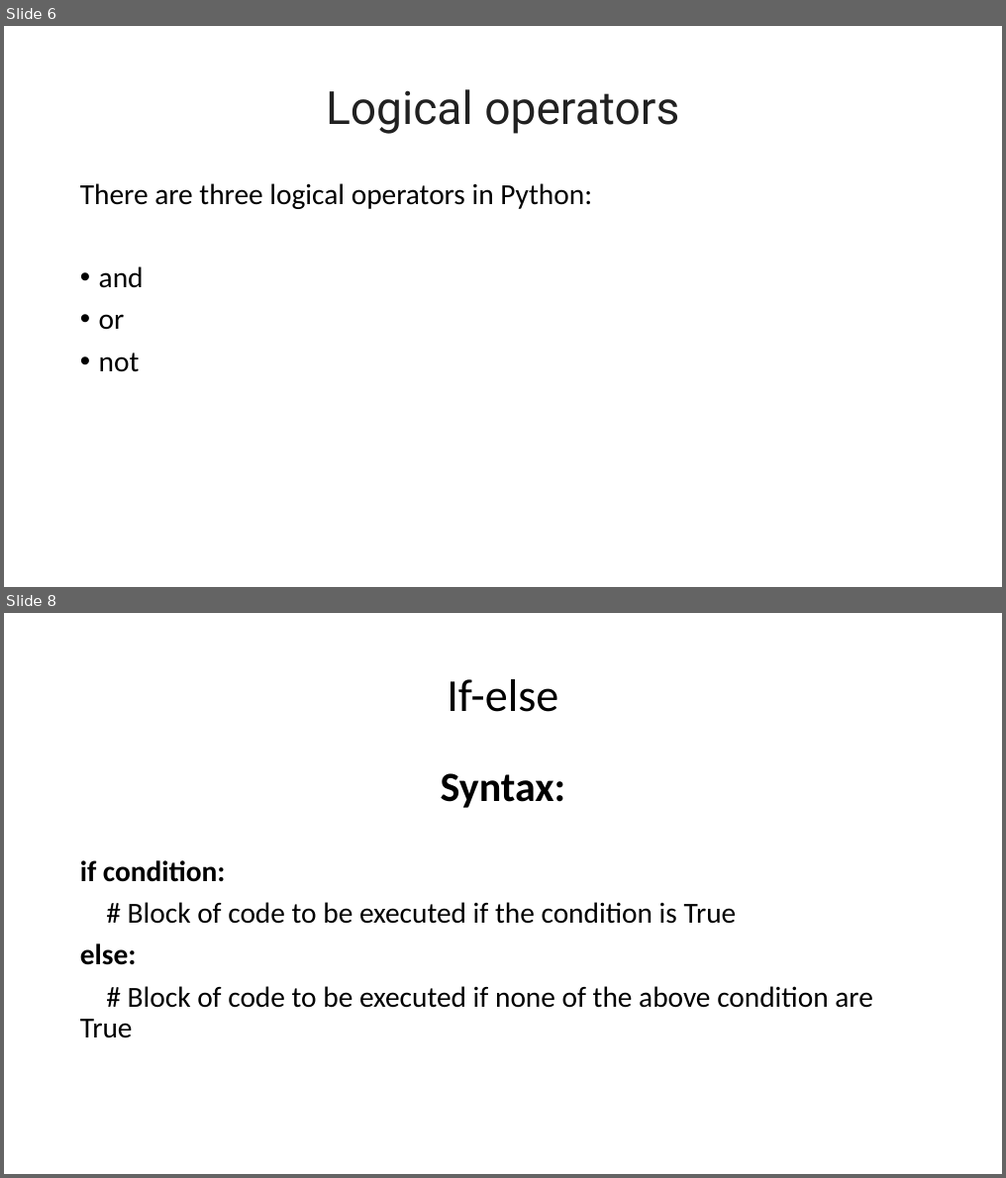
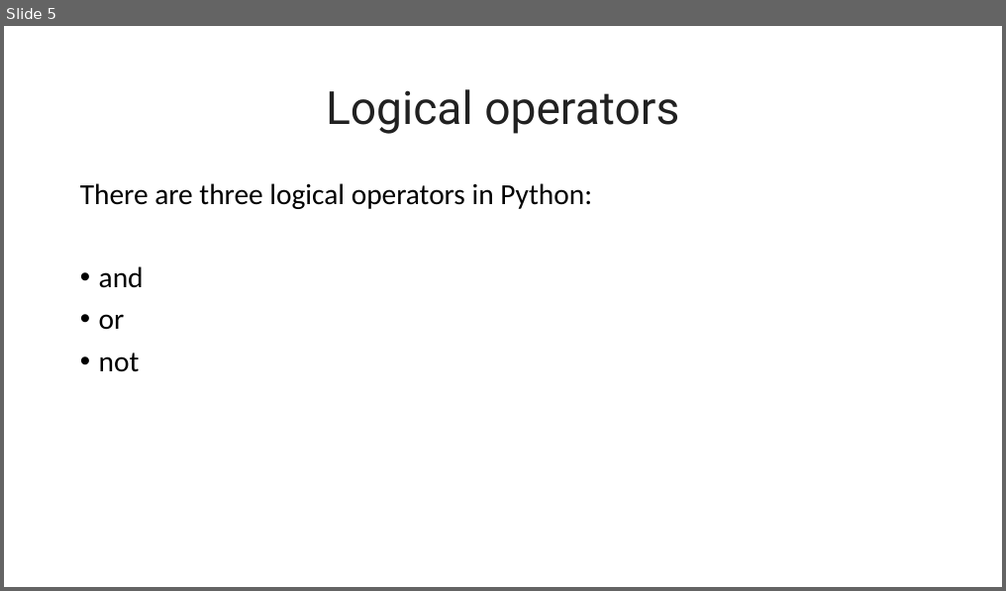
Before and after one commit to sikander-nawaz/Python_Volunteer_Teaching, a slide deck: Class 5/Operator.pptx. Shown one above the other, each under a label of ours: slides 6 and 8 before the commit, slide 5 after it; the slides between them are not shown. The pictures are 1006x1178 and 1006x591 pixels, drawn with LibreOffice and Linux fonts; fonts in the diff are those of the drawing. Boxes give left, top, right and bottom in pixels: in the first picture for what was removed or moved away, otherwise in the second. Text is boxed around its words. In the diff, an @@ line names an element or a change of style, - is before the commit and + after.

```diff
--- a/Class 5/Operator.pptx
+++ b/Class 5/Operator.pptx
@@ slide 8 removed at (4, 613, 1002, 1174), background #FFFFFF @@
@@ title removed at (447, 679, 558, 712) @@
-If-else
@@ text removed at (80, 773, 873, 1039) @@
-Syntax:
-if condition:
-# Block of code to be executed if the condition is True
-else:
-# Block of code to be executed if none of the above condition are True
@@ what was slide 6 is now slide 5 @@
```
Also in this commit, not shown: 1 slide changed, 3 other slides removed, 1 other file.
